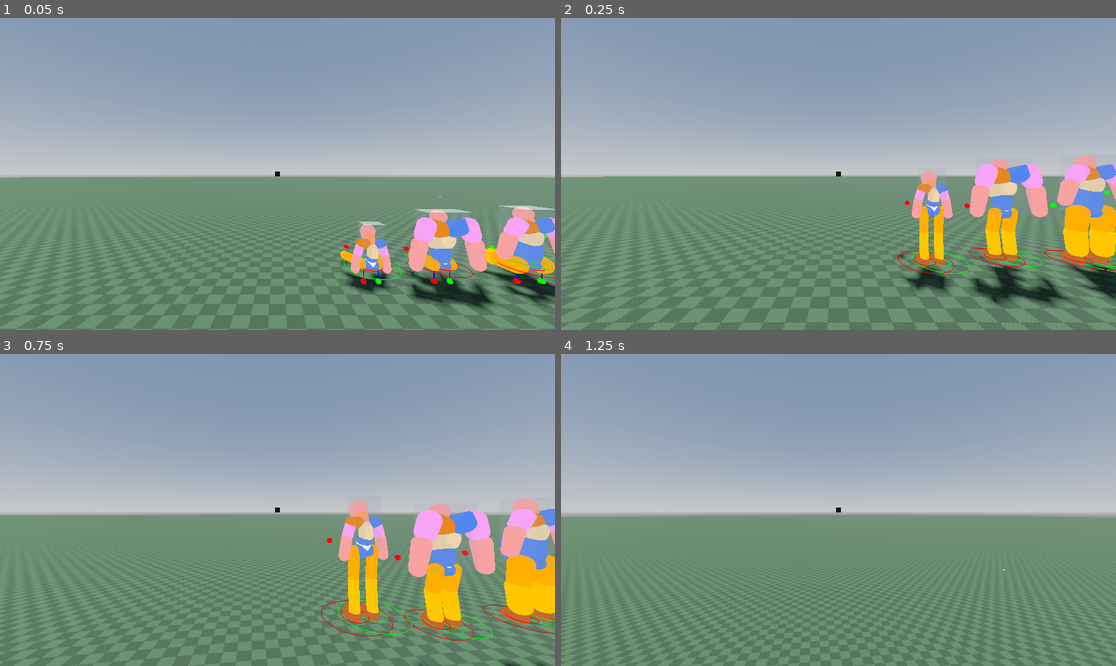
Above: before the commit, frames 1-4 (two rows, left to right).
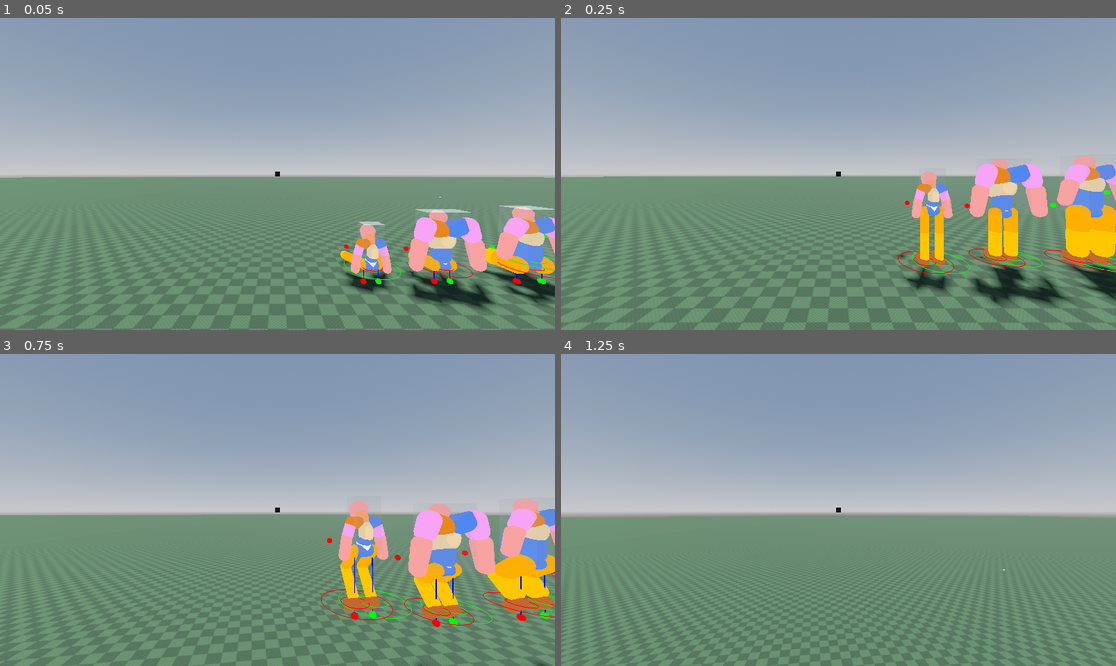
Above: after the commit, the same moments.

Repository: marcolatellafrias/character-parametric
Game: Godot game, scene res://Scenes/Demo.tscn
The game is run twice, just before and just after one commit, with the same random seed, the same clock (stepped at 60 frames per second) and the same inputs.
Inputs (mouse positions are in pixels of both pictures, inside the frame that each line leads up to):
- Up to frame 1 (0.05 s): no input
- Up to frame 2 (0.25 s): no input
- Up to frame 3 (0.75 s): tap Enter at 0.5 s; move the mouse to (305, 510) at 0.52 s; hold W (move_forward) from 0.53 s (still down); tap Space (jump) at 0.6 s; click (305, 510) at 0.67 s
- Up to frame 4 (1.25 s): keep holding W (move_forward); tap Space (jump) at 0.77, 1.07 s

Frame 1 is identical in both runs. In frame 2, 0.7% of the frame differs, in the area x 60-100%, y 60-84%; in frame 3, 3.1%, in the area x 57-100%, y 61-100%; in frame 4, nothing differs.

Commit message:
added airborne leg positioning

Diff:
--- a/Scripts/character/bone_instantiator.gd
+++ b/Scripts/character/bone_instantiator.gd
@@ -48,6 +48,8 @@
 	local_targets.add_child(ik_util.right_leg_pole)
 	local_targets.add_child(ik_util.left_leg_next_target)
 	local_targets.add_child(ik_util.right_leg_next_target)
+	local_targets.add_child(ik_util.left_leg_airborne_target)
+	local_targets.add_child(ik_util.right_leg_airborne_target)
 	#Global objects
 	global_targets.add_child(ik_util.left_leg_current_target)
 	global_targets.add_child(ik_util.right_leg_current_target)
@@ -66,28 +68,12 @@
 
 func _physics_process(_delta: float) -> void:
 	_update_local_targets_positions()
-	#dynamic_sizes_util.update(_delta)
-	#
-	#var isTranslating := false
-	#if root_rigidbody:
-		#previous_transform = root_rigidbody.transform
-		#
-	ik_util.update_leg_raycast_offsets(char_rigidbody, _delta, true, skel_sizes_util)
-	ik_util.update_leg_raycast_offsets(char_rigidbody, _delta, false, skel_sizes_util)
-	#raycast_offset = ik_util.update_leg_raycast_offsets(root_rigidbody, _delta, false, speed_for_max, speed_curve, raycast_amount, raycast_max_offset, axis_weights, raycast_smooth, right_neutral_local, raycast_offset)
-
+	ik_util.update_leg_raycast_offsets(char_rigidbody, _delta, true, skel_sizes_util, entity_stats)
+	ik_util.update_leg_raycast_offsets(char_rigidbody, _delta, false, skel_sizes_util, entity_stats)
 	skel_sizes_util.update(_delta,char_rigidbody,entity_stats,ik_util)
-
 	ik_util.update_ik_raycast(true, custom_bones_util, skel_sizes_util,char_rigidbody)
 	ik_util.update_ik_raycast(false, custom_bones_util, skel_sizes_util,char_rigidbody)
 
-
-	#right_leg_current_target = IkUtil.update_ik_raycast(
-		#right_leg_raycast, right_leg_next_target, right_leg_current_target,
-		#right_upper_leg, right_lower_leg, right_leg_pole,
-		#left_leg_current_target,   # la pierna opuesta
-		#step_radius_walk, step_height, step_duration,
-	#)
 
 
 func _update_local_targets_positions()-> void:
--- a/Scripts/character/ik_util.gd
+++ b/Scripts/character/ik_util.gd
@@ -21,7 +21,8 @@
 		current_step_right_mesh_instance.mesh = DebugUtil.create_debug_ring_mesh(current_step_radius)
 	get:
 		return current_step_radius
-
+var left_leg_airborne_target: Node3D
+var right_leg_airborne_target: Node3D
 
 var current_step_left_mesh_instance: MeshInstance3D
 var current_step_right_mesh_instance: MeshInstance3D
@@ -43,6 +44,9 @@
 	#Creo current targets
 	new_ik_util.left_leg_current_target = IkUtil.create_ik_target(true, sizes.step_radius_min, sizes.step_radius_max, new_ik_util)
 	new_ik_util.right_leg_current_target = IkUtil.create_ik_target(false, sizes.step_radius_min, sizes.step_radius_max, new_ik_util)
+
+	new_ik_util.left_leg_airborne_target = IkUtil.create_simple_ik_target(true)
+	new_ik_util.right_leg_airborne_target = IkUtil.create_simple_ik_target(false)
 	return new_ik_util
 
 static func create_pole(bones: CustomBonesUtil, left: bool, sizes: SkeletonSizesUtil, local_targets: Node3D) -> Node3D:
@@ -68,6 +72,12 @@
 	target.position = Vector3(x_offset, -length, 0)
 	target.add_child(DebugUtil.create_debug_sphere(color))
 	return target
+
+static func create_simple_ik_target(left: bool) -> Node3D:
+	var color := left_color if left else right_color
+	var _ik_target = Node3D.new()
+	_ik_target.add_child(DebugUtil.create_debug_cube(color))
+	return _ik_target
 
 static func create_ik_target(left: bool, min_radius: float, max_radius: float, ik_util: IkUtil) -> Node3D:
 	var color := left_color if left else right_color
@@ -187,6 +197,7 @@
 	var raycast = left_leg_raycast if left else right_leg_raycast
 	var next_target = left_leg_next_target if left else right_leg_next_target
 	var current_target = left_leg_current_target if left else right_leg_current_target
+	var airborne_target = left_leg_airborne_target if left else right_leg_airborne_target
 	var pole = left_leg_pole if left else right_leg_pole
 	var opposite_current_target = right_leg_current_target if left else left_leg_current_target
 	var upper_leg = bones.left_upper_leg if left else bones.right_upper_leg
@@ -228,7 +239,8 @@
 		_store_leg_measure(current_target, 0.0, false, next_target.global_position)
 
 		if not _is_stepping(current_target):
-			_tween_foot_to(current_target, current_target.global_position, next_target.global_position, 0.0, sizes.step_height)
+			_tween_foot_to(current_target, current_target.global_position, airborne_target.global_position, 0.0, sizes.step_height)
+			#_tween_foot_to(current_target, current_target.global_position, next_target.global_position, 0.0, sizes.step_height)
 
 	solve_leg_ik(upper_leg, lower_leg, current_target.global_position, pole.global_position)
 
@@ -318,42 +330,59 @@
 
  #speed_for_max: float, speed_curve: Curve, raycast_amount: float, raycast_max_offset: float, axis_weights: Vector2, raycast_smooth: float, neutral_local: Vector3, raycast_offset: Vector2
 
-func update_leg_raycast_offsets(root_rigidbody: RigidBody3D, delta: float, left: bool, sizes: SkeletonSizesUtil) -> Vector2:
+func update_leg_raycast_offsets(root_rigidbody: RigidBody3D, delta: float, left: bool, sizes: SkeletonSizesUtil, entity_stats: EntityStats) -> void:
 	# Velocidad horizontal
 	var hvel := root_rigidbody.linear_velocity
 	hvel.y = 0.0
 
 	var leg_raycast = left_leg_raycast if left else right_leg_raycast
+	var leg_airborne_target = left_leg_airborne_target if left else right_leg_airborne_target
 	var neutral_local = left_neutral_local if left else right_neutral_local
+
 	# A espacio local del padre de raycasts
 	var basis_owner := leg_raycast.get_parent() as Node3D
 	var local_vel: Vector3 = basis_owner.global_transform.basis.inverse() * hvel
-
 	var v2 := Vector2(local_vel.x, local_vel.z)
 	var speed := v2.length()
 	var dir := (v2 / speed) if (speed > 0.0) else Vector2.ZERO
-
 	# Velocidad normalizada (0..1) y ganancia total
 	var n : float = clamp(speed / sizes.speed_for_max, 0.0, 1.0)
 	var curve_gain : = sizes.speed_curve.sample_baked(n) if (sizes.speed_curve != null) else n
 	var amount := sizes.raycast_amount * curve_gain
-
 	# Offset objetivo limitado por el radio máximo
 	var target_off := dir * (amount * sizes.raycast_max_offset)
 	target_off = Vector2(target_off.x * sizes.axis_weights.x, target_off.y * sizes.axis_weights.y)
-
 	# Suavizado
 	var k : float = clamp(delta * sizes.raycast_smooth, 0.0, 1.0)
 	raycast_offset = raycast_offset.lerp(target_off, k)
 
-	## Volver al centro en el aire
-	#if not character.is_on_floor():
-		#raycast_offset = raycast_offset.lerp(Vector2.ZERO, k)
+	# Configuración de posiciones Y
+	var ground_leg_y_position = sizes.leg_height - (sizes.leg_height * entity_stats.distance_from_ground_factor)
+	var falling_leg_max_y_position = sizes.leg_height * 0.5
+	var jumping_leg_max_y_position = sizes.leg_height
+	var falling_max_y_speed = -3.0
+	var jumping_max_y_speed = 1.0
+
+	# Calcular posición Y según velocidad vertical
+	var y_vel = root_rigidbody.linear_velocity.y
+	var target_y_position: float
+
+	if y_vel < 0.0:
+		# Cayendo
+		var fall_factor = clamp(abs(y_vel) / abs(falling_max_y_speed), 0.0, 1.0)
+		target_y_position = lerp(ground_leg_y_position, falling_leg_max_y_position, fall_factor)
+	else:
+		# Saltando o en el suelo
+		var jump_factor = clamp(y_vel / jumping_max_y_speed, 0.0, 1.0)
+		target_y_position = lerp(ground_leg_y_position, jumping_leg_max_y_position, jump_factor)
 
 	# Aplicar alrededor de las posiciones locales neutras
-	leg_raycast.transform.origin  = neutral_local  + Vector3(raycast_offset.x, 0.0, raycast_offset.y)
-	return raycast_offset
-
+	leg_raycast.transform.origin = neutral_local + Vector3(raycast_offset.x, 0.0, raycast_offset.y)
+	leg_airborne_target.transform.origin = Vector3(
+		neutral_local.x - raycast_offset.x * 0.3,
+		neutral_local.y - target_y_position,
+		neutral_local.z - raycast_offset.y * 0.3
+	)
 
 static func get_orthogonal(v: Vector3) -> Vector3:
 	if abs(v.x) < abs(v.y):
